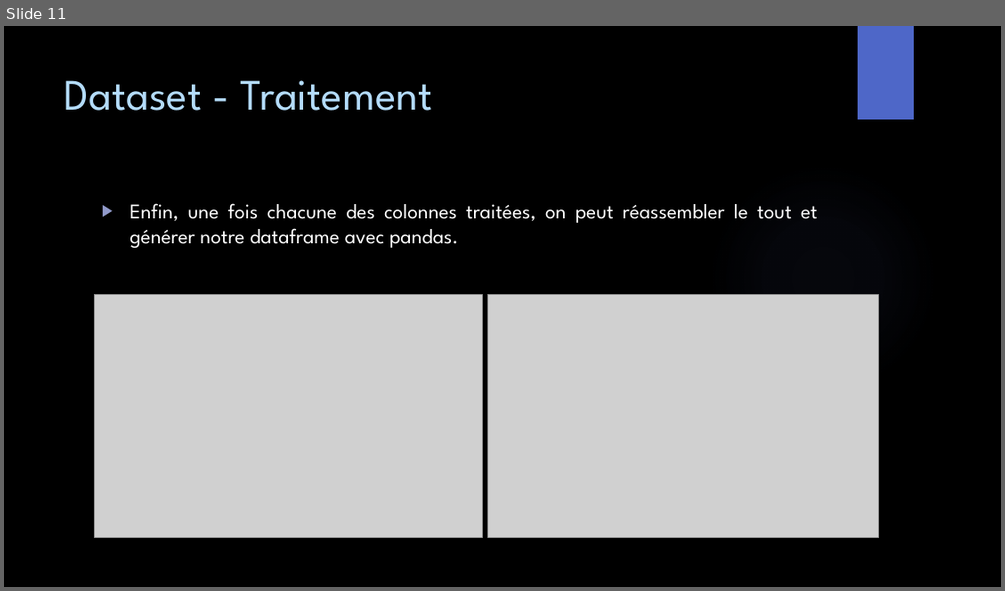
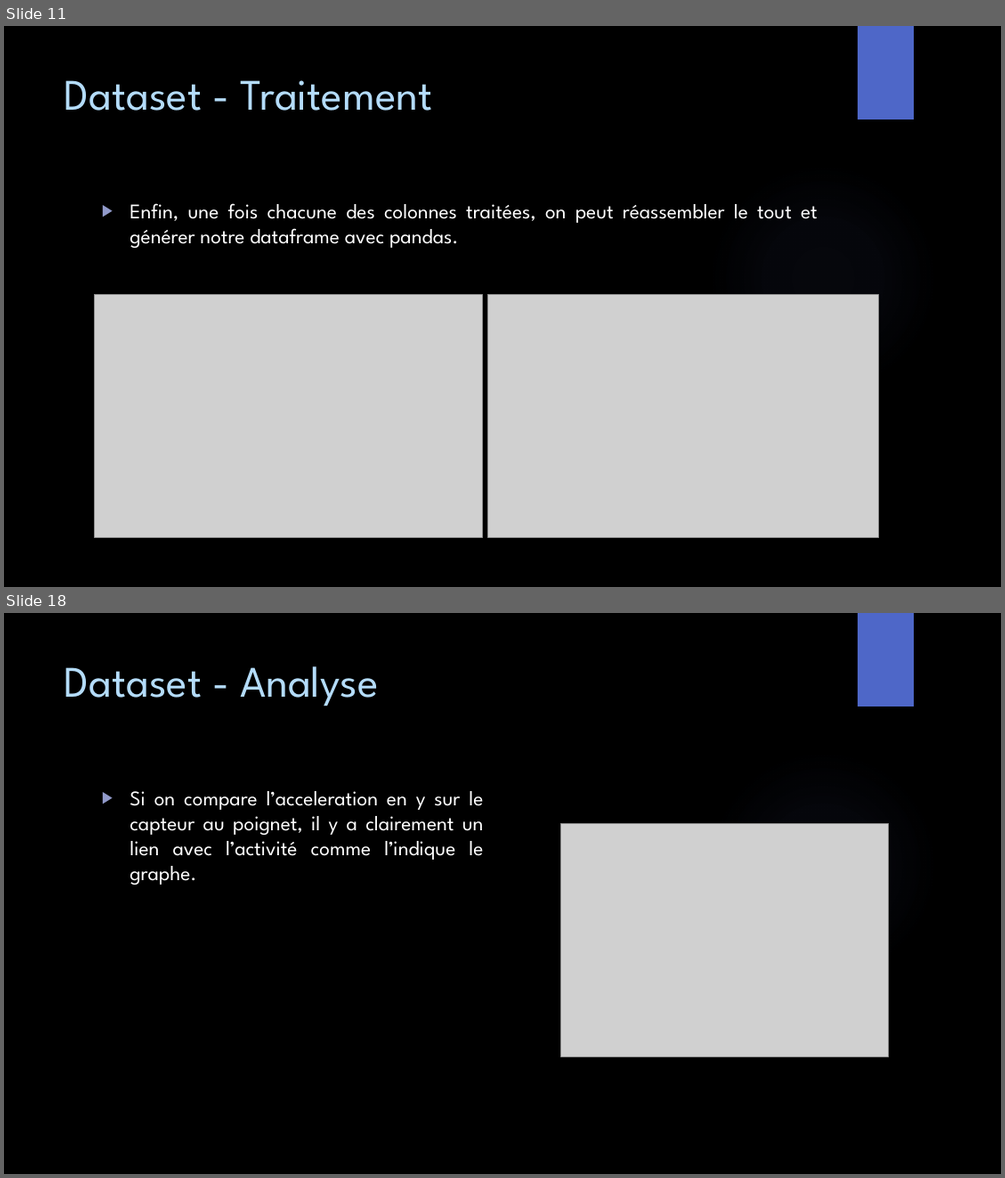
Before and after one commit to GailletLouis/Python_for_data_analysis, a slide deck: presentation.pptx. Shown one above the other, each under a label of ours: slide 11 before the commit, slides 11 and 18 after it; the slides between them are not shown. The pictures are 1005x591 and 1005x1178 pixels, drawn with LibreOffice and Linux fonts; fonts in the diff are those of the drawing; grey boxes stand for pictures; background and template pictures are left out. Boxes give left, top, right and bottom in pixels: in the first picture for what was removed or moved away, otherwise in the second. Text is boxed around its words. In the diff, an @@ line names an element or a change of style, - is before the commit and + after.

```diff
--- a/presentation.pptx
+++ b/presentation.pptx
@@ slide 18 added at box(4, 613, 1001, 1174), background picture (left out); not listed: 2 template elements that a slide beside it also shows @@
@@ title added at box(65, 666, 378, 706), 42 pt, text #B4DCFA @@
+Dataset - Analyse
@@ text added at box(129, 791, 484, 884), 20 pt, text #FFFFFF @@
+▶ Si on compare l’acceleration en y sur le capteur au poignet, il y a clairement un lien avec l’activité comme l’indique le graphe.
@@ picture added at box(560, 823, 889, 1055) @@
```
Also in this commit, not shown: 2 slides changed, 5 other slides added, 1 other file.
